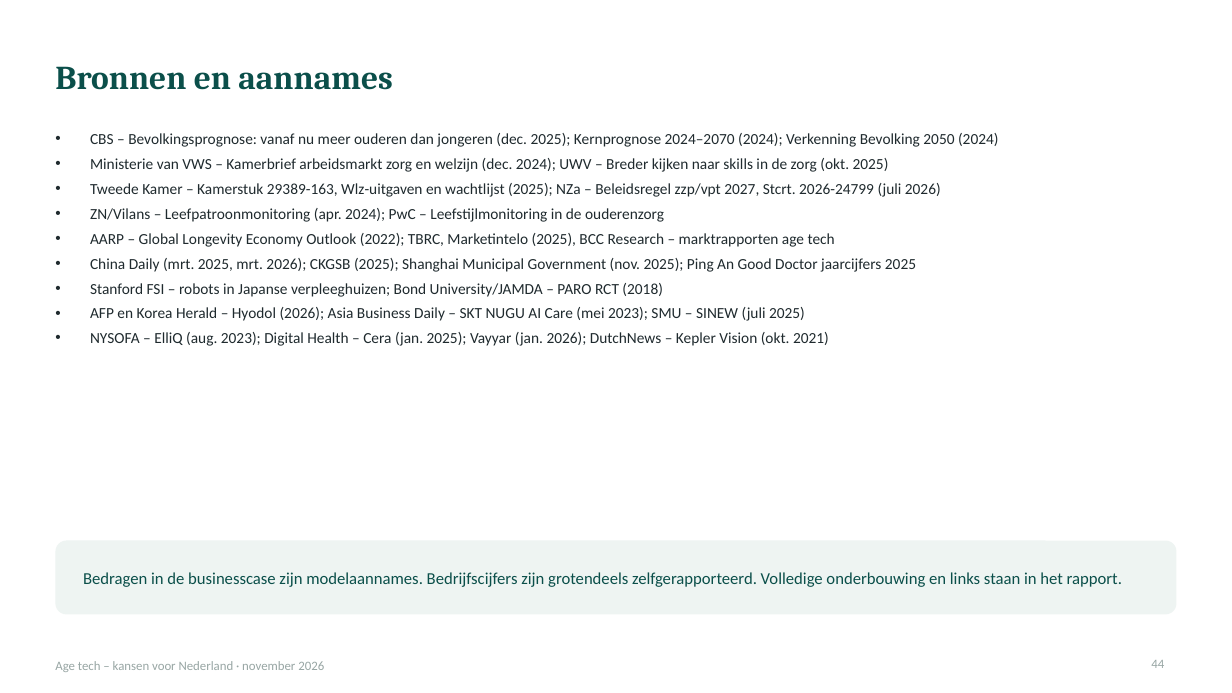
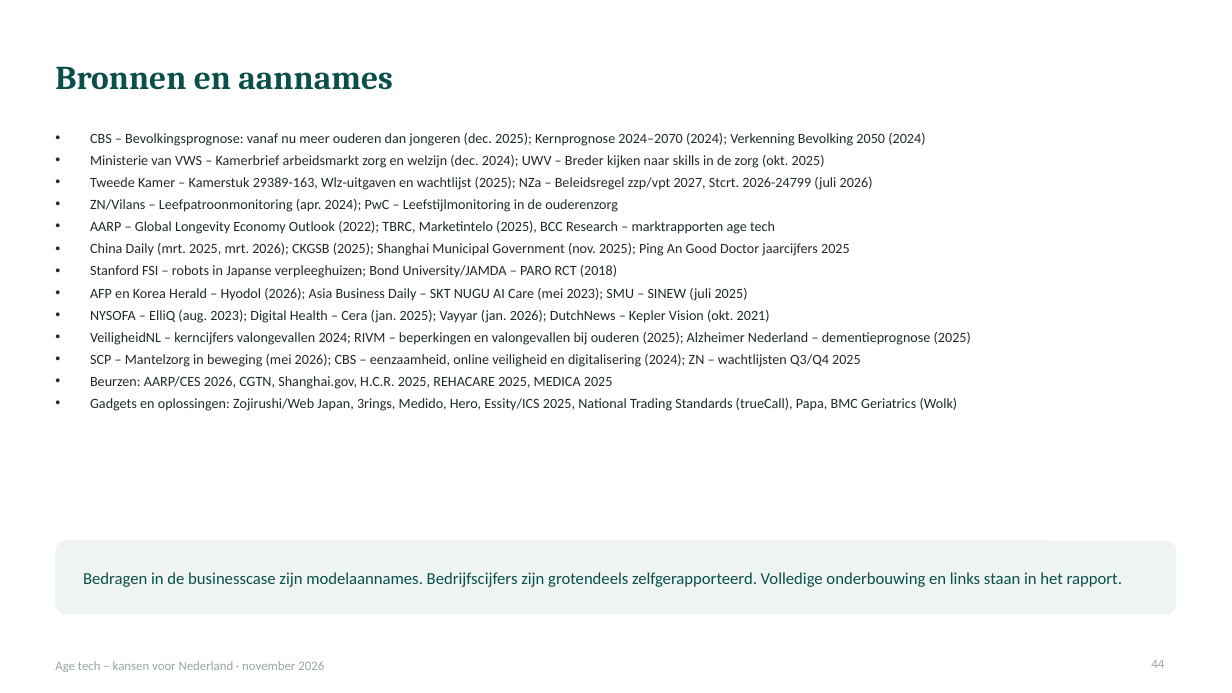
Before and after one commit to robruijn/Four-Seasons-Rome-2026, a slide deck: slide 44 of AgeTech_kansen_Nederland.pptx. Drawn at 1232x693 pixels with LibreOffice and Linux fonts; fonts in the diff are those of the drawing. Boxes give left, top, right and bottom in pixels: in the first picture for what was removed or moved away, otherwise in the second. Text is boxed around its words. In the diff, an @@ line names an element or a change of style, - is before the commit and + after.

```diff
--- a/AgeTech_kansen_Nederland.pptx
+++ b/AgeTech_kansen_Nederland.pptx
@@ text at [90,133,925,323]: size 12 to 11 pt in "CBS – Bevolkingsprognose: vanaf nu meer ouderen ...", "Ministerie van VWS – Kamerbrief arbeidsmarkt zorg ...", "Tweede Kamer – Kamerstuk 29389-163, Wlz-uitgaven en ...", "ZN/Vilans – Leefpatroonmonitoring (apr. 2024); PwC – ..." and 5 more places; less space between paragraphs @@
@@ text at [90,332,971,411]: paragraphs added @@
+• VeiligheidNL – kerncijfers valongevallen 2024; RIVM – beperkingen en valongevallen bij ouderen (2025); Alzheimer Nederland – dementieprognose (2025)
+• SCP – Mantelzorg in beweging (mei 2026); CBS – eenzaamheid, online veiligheid en digitalisering (2024); ZN – wachtlijsten Q3/Q4 2025
+• Beurzen: AARP/CES 2026, CGTN, Shanghai.gov, H.C.R. 2025, REHACARE 2025, MEDICA 2025
+• Gadgets en oplossingen: Zojirushi/Web Japan, 3rings, Medido, Hero, Essity/ICS 2025, National Trading Standards (trueCall), Papa, BMC Geriatrics (Wolk)
```
Also in this commit, not shown: 13 other slides changed.
